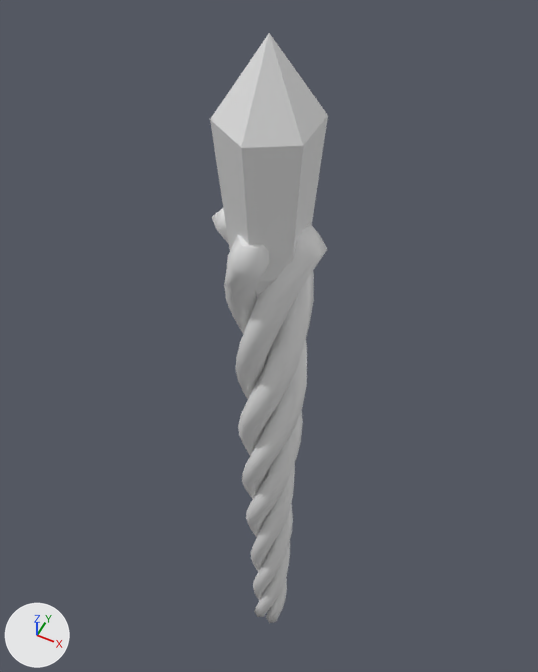
Before and after pictures for a commit that changed the OBJ model WorldBuildingFinal/Assets/Models/Tower/WizardStaff.obj.
Camera for both pictures: a camera (50 mm lens) standing at (0.379, -0.758, 2.122) and looking at (-0.072, 0.143, 0.996). Lighting does not change. The marker at lower left points along +X, +Y and +Z. The older version comes first. Where no turn or scale is listed for an object, it has been applied to the vertices.

The older version as bpy lines, for what is in view:
```python
me_staffcrystal = bpy.data.meshes.new('StaffCrystal')
me_staffcrystal.from_pydata(...)  # 19 vertices, 20 faces; spans x -0.066..0.066, y -0.076..0.076, z 1.284..1.707
me_staffcrystal.materials.append(mat_material)  # white #e7e7e7
me_wizardstaff = bpy.data.meshes.new('WizardStaff')
me_wizardstaff.from_pydata(...)  # 744 vertices, 760 faces; spans x -0.095..0.091, y -0.093..0.094, z 0.0..1.429
ob_staffcrystal = bpy.data.objects.new('StaffCrystal', me_staffcrystal)
ob_staffcrystal.location = (0.0, 0.0, 0.0)
ob_wizardstaff = bpy.data.objects.new('WizardStaff', me_wizardstaff)
ob_wizardstaff.location = (0.0, 0.0, 0.0)
```
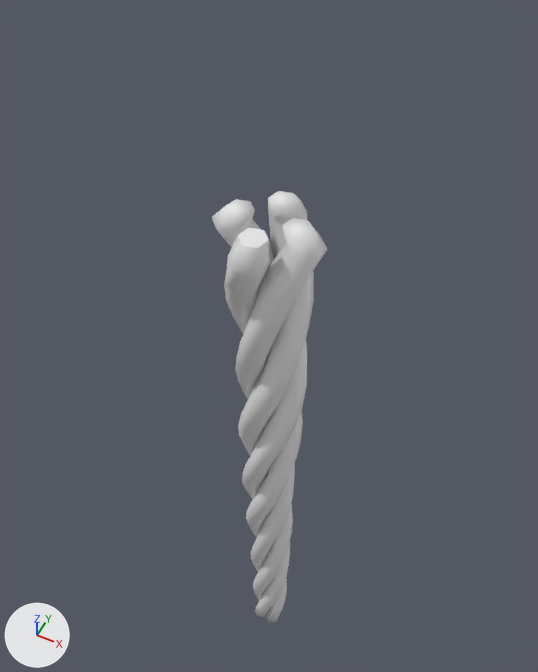
The change, as a diff of the scene's bpy script:
```diff
--- a/WorldBuildingFinal/Assets/Models/Tower/WizardStaff.obj.py
+++ b/WorldBuildingFinal/Assets/Models/Tower/WizardStaff.obj.py
@@ ob_staffcrystal @@
-ob_staffcrystal = bpy.data.objects.new('StaffCrystal', me_staffcrystal)
-ob_staffcrystal.location = (0.0, 0.0, 0.0)
```

Pixel boxes [x1, y1, x2, y2] of what changed, in the pictures (538 x 672 px):
'StaffCrystal', deleted: before [210, 33, 328, 298]
